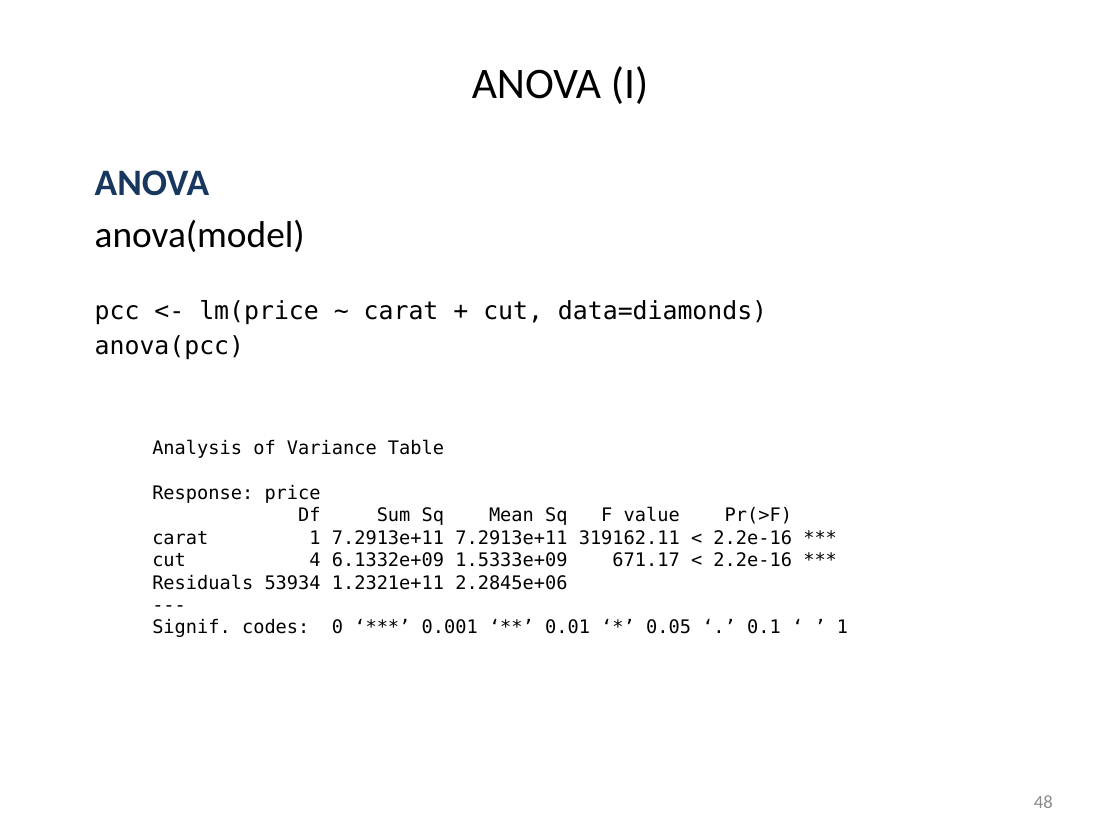
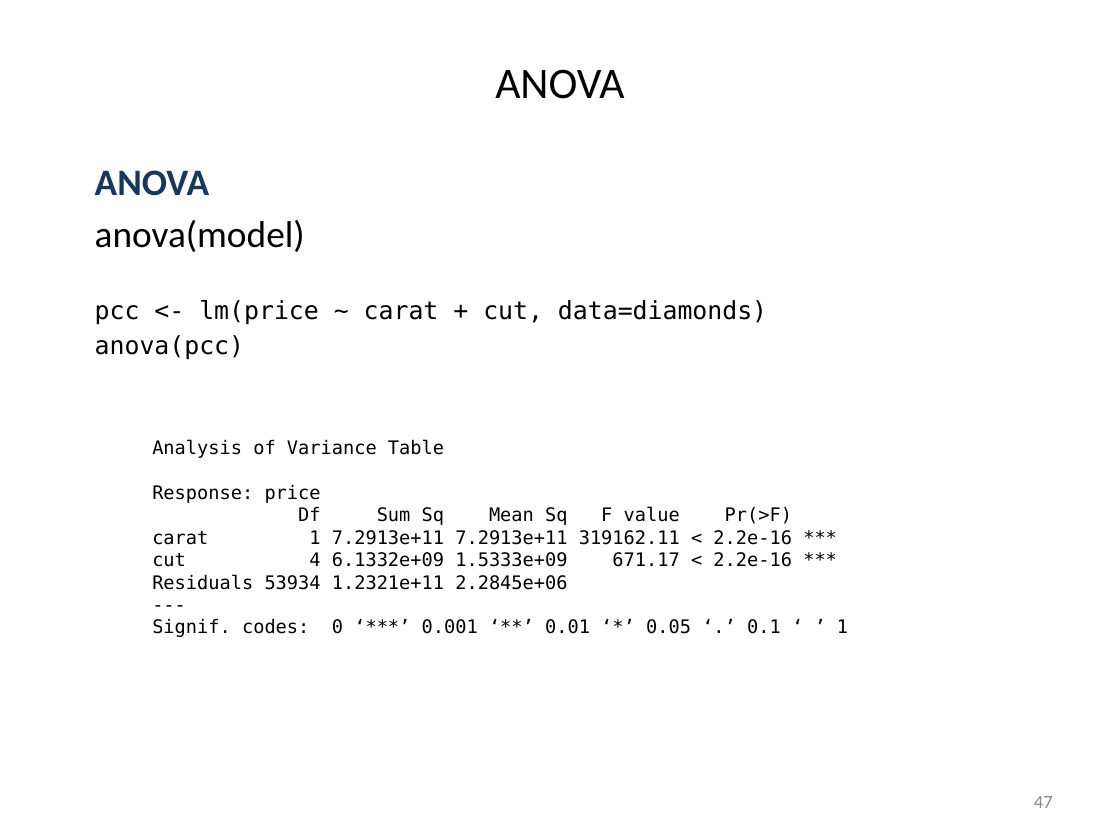
Before and after one commit to liu3zhenlab/teaching, a slide deck: slide 47 of PLPTH813Bioinformatis/2023/lectures/lecture04_R.pptx (slide 48 before the commit). Drawn at 1120x840 pixels with LibreOffice and Linux fonts; fonts in the diff are those of the drawing. Boxes give left, top, right and bottom in pixels: in the first picture for what was removed or moved away, otherwise in the second. Text is boxed around its words. In the diff, an @@ line names an element or a change of style, - is before the commit and + after.

```diff
--- a/PLPTH813Bioinformatis/2023/lectures/lecture04_R.pptx
+++ b/PLPTH813Bioinformatis/2023/lectures/lecture04_R.pptx
@@ title at bbox=[495, 69, 624, 99]: text changed @@
-ANOVA (I)
+ANOVA
@@ page number at bbox=[1034, 796, 1053, 808]: text changed @@
-48
+47
```
Also in this commit, not shown: 10 other slides changed, 2 slides removed.
